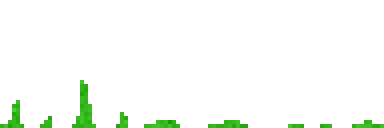
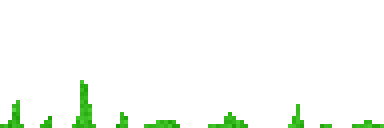
Before/after of a 384x128 layered artwork. What changed in the layer stack:
painted on "Layer 5" over [0, 84, 384, 128]
